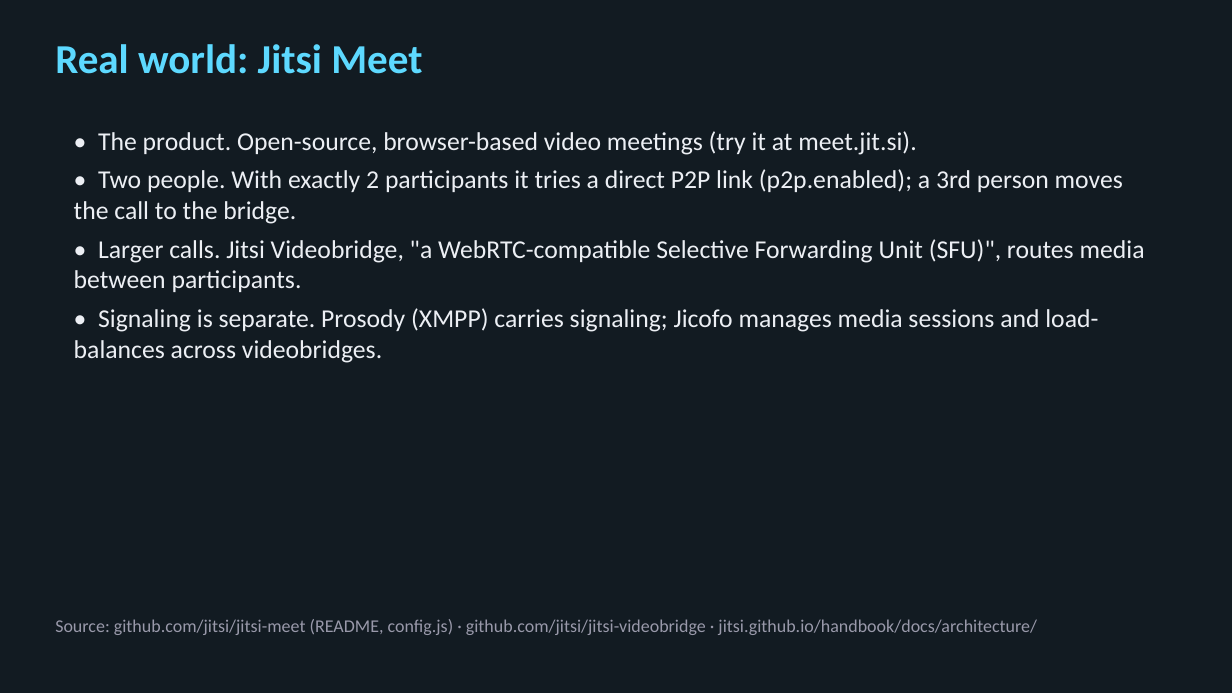
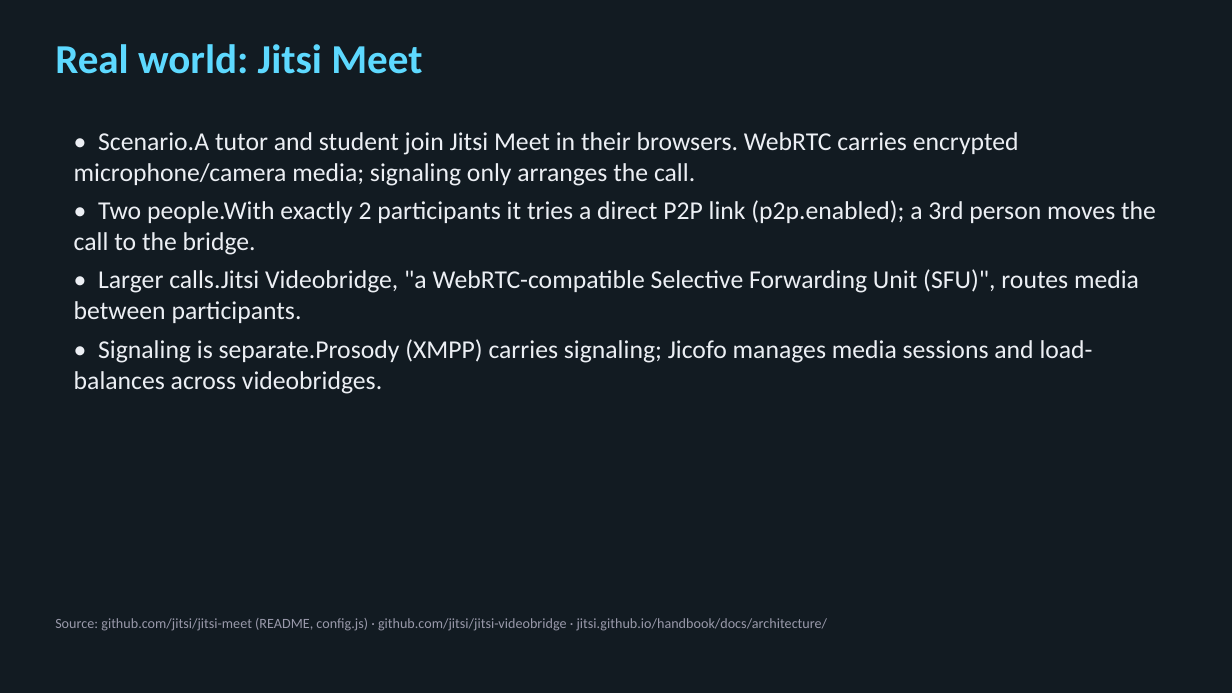
Before and after one commit to bodonnell-DePaul/webapps_week7, a slide deck: slide 31 of Week08-Slides.pptx (slide 33 before the commit). Drawn at 1232x693 pixels with LibreOffice and Linux fonts; fonts in the diff are those of the drawing. Boxes give left, top, right and bottom in pixels: in the first picture for what was removed or moved away, otherwise in the second. Text is boxed around its words. In the diff, an @@ line names an element or a change of style, - is before the commit and + after.

```diff
--- a/Week08-Slides.pptx
+++ b/Week08-Slides.pptx
@@ text at <box>74,132,1156,394</box>: text changed @@
-• The product. Open-source, browser-based video meetings (try it at meet.jit.si).
-• Two people. With exactly 2 participants it tries a direct P2P link (p2p.enabled); a 3rd person moves the call to the bridge.
-• Larger calls. Jitsi Videobridge, "a WebRTC-compatible Selective Forwarding Unit (SFU)", routes media between participants.
-• Signaling is separate. Prosody (XMPP) carries signaling; Jicofo manages media sessions and load-balances across videobridges.
+• Scenario.A tutor and student join Jitsi Meet in their browsers. WebRTC carries encrypted microphone/camera media; signaling only arranges the call.
+• Two people.With exactly 2 participants it tries a direct P2P link (p2p.enabled); a 3rd person moves the call to the bridge.
+• Larger calls.Jitsi Videobridge, "a WebRTC-compatible Selective Forwarding Unit (SFU)", routes media between participants.
+• Signaling is separate.Prosody (XMPP) carries signaling; Jicofo manages media sessions and load-balances across videobridges.
@@ text "Source: github.com/jitsi/jitsi-meet (README, config.js) · ..." at <box>55,618,828,631</box>: size 14 to 11 pt @@
```
Also in this commit, not shown: 44 other slides changed, 3 slides added, 2 other files.
